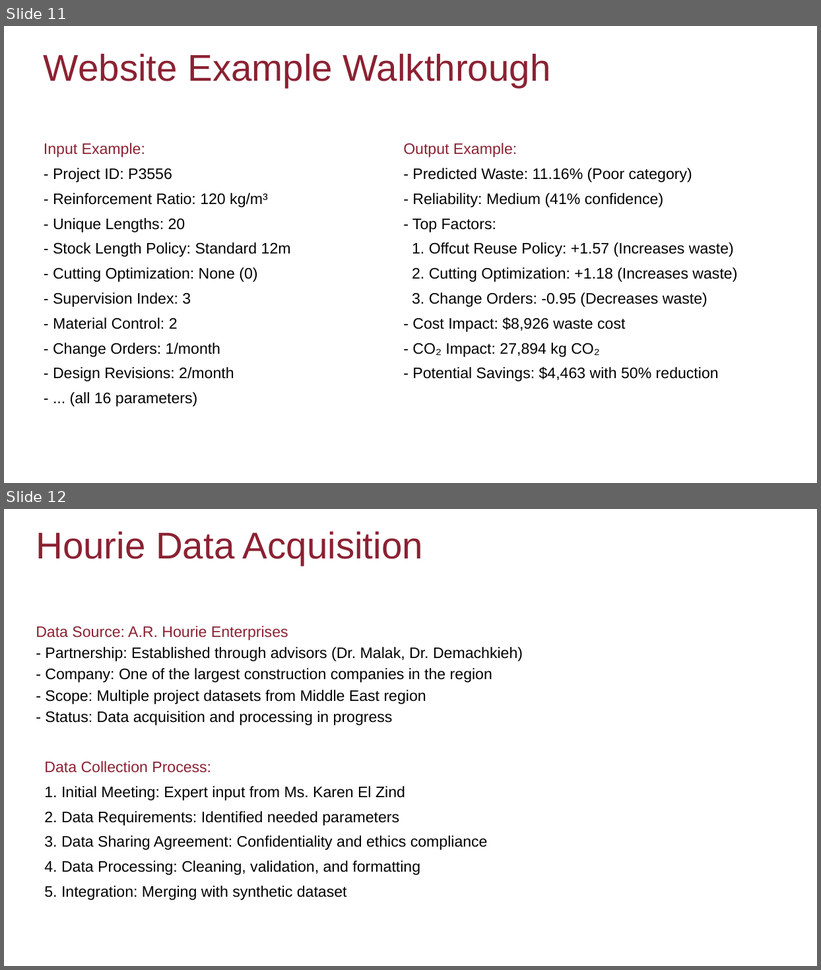
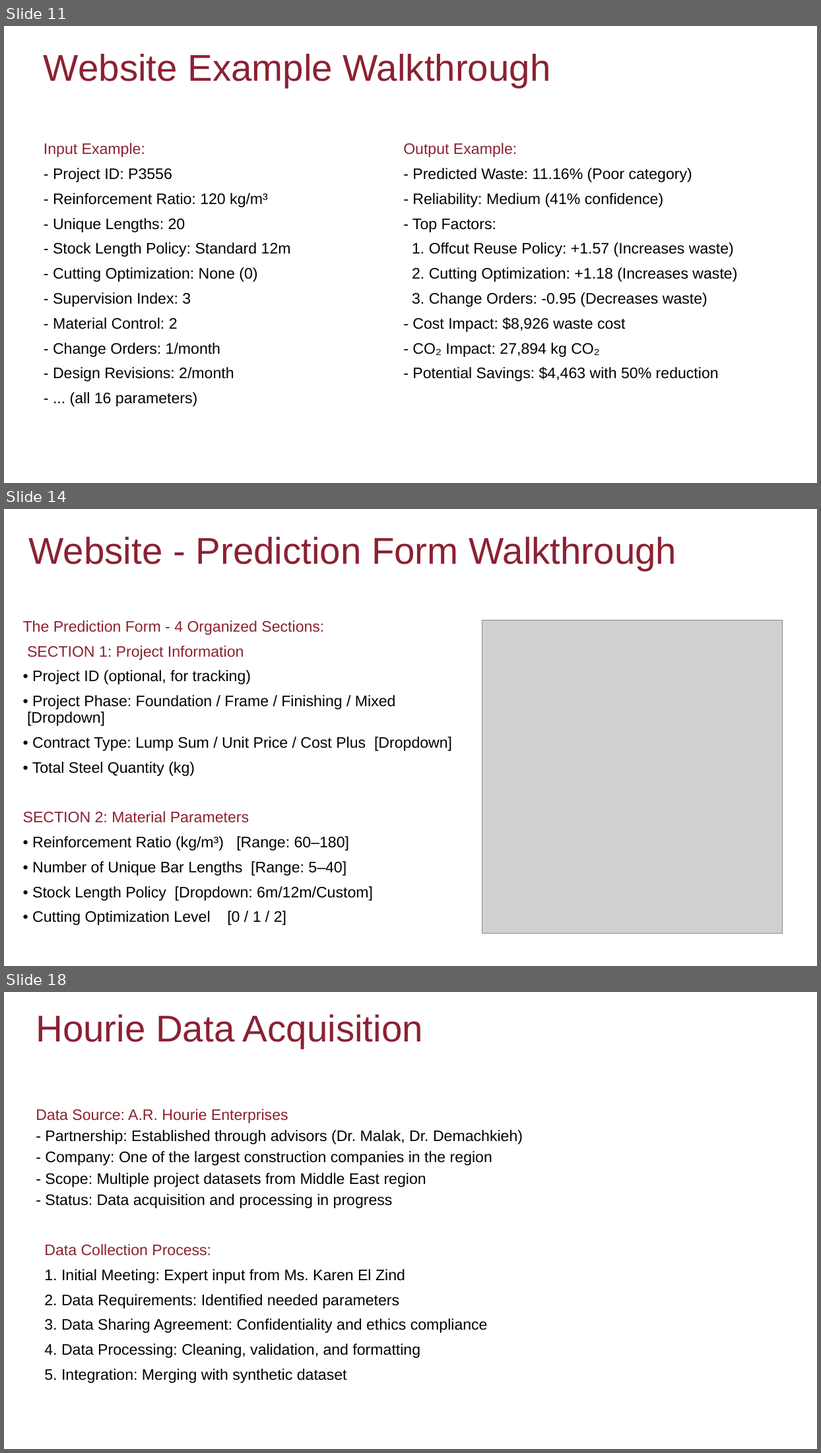
Before and after one commit to christnakh/Fyp-Saro, a slide deck: Semester 2 Progress Presentation.pptx. Shown one above the other, each under a label of ours: slides 11 and 12 before the commit, slides 11, 14 and 18 after it; the slides between them are not shown. The pictures are 821x970 and 821x1453 pixels, drawn with LibreOffice and Linux fonts; fonts in the diff are those of the drawing; grey boxes stand for pictures. Boxes give left, top, right and bottom in pixels: in the first picture for what was removed or moved away, otherwise in the second. Text is boxed around its words. In the diff, an @@ line names an element or a change of style, - is before the commit and + after.

```diff
--- a/Semester 2 Progress Presentation.pptx
+++ b/Semester 2 Progress Presentation.pptx
@@ slide 14 added at <box>4,509,817,966</box>, background #FFFFFF @@
@@ title added at <box>29,537,677,570</box>, 44 pt, text #8B2132 @@
+Website - Prediction Form Walkthrough
@@ subtitle added at <box>23,621,452,925</box>, 18 pt, text #000000 @@
+The Prediction Form - 4 Organized Sections:
+SECTION 1: Project Information
+• Project ID (optional, for tracking)
+• Project Phase: Foundation / Frame / Finishing / Mixed [Dropdown]
+• Contract Type: Lump Sum / Unit Price / Cost Plus [Dropdown]
+• Total Steel Quantity (kg)
+SECTION 2: Material Parameters
+• Reinforcement Ratio (kg/m³) [Range: 60–180]
+• Number of Unique Bar Lengths [Range: 5–40]
+• Stock Length Policy [Dropdown: 6m/12m/Custom]
+• Cutting Optimization Level [0 / 1 / 2]
@@ picture added at <box>482,620,782,934</box> @@
@@ what was slide 12 is now slide 18 @@
```
Also in this commit, not shown: 3 slides changed, 5 other slides added, 26 other files.
